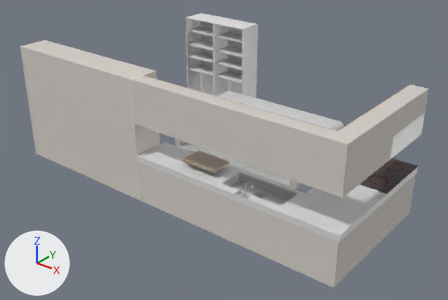
A saved change to the FBX model TigerEngine/Project/Assets/Resource/ArtModel/kitchen/Kitchen.fbx.
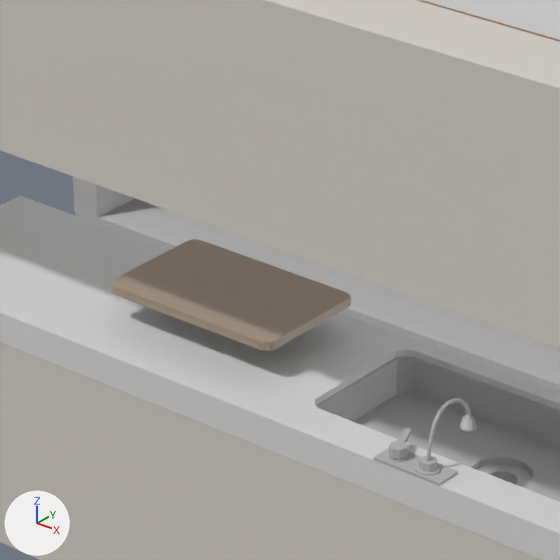
There are two pictures of each version: one whole from a 50 mm camera at (5.92, -7.94, 4.98) aimed at (-0.07, -0.46, 0.34), one close up on the part from 36% to 60% of the width and 35% to 71% of the height. Lighting does not change. The marker at lower left points along +X, +Y and +Z. The last two pictures show the newer version. Vertices at exactly the same position are counted once.

In view in the first close-up: 'Kitchen'.
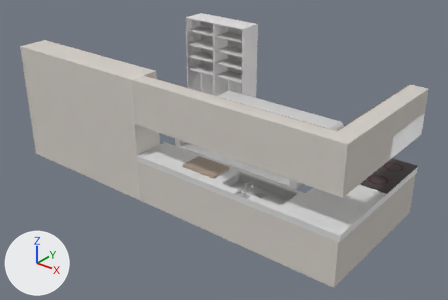
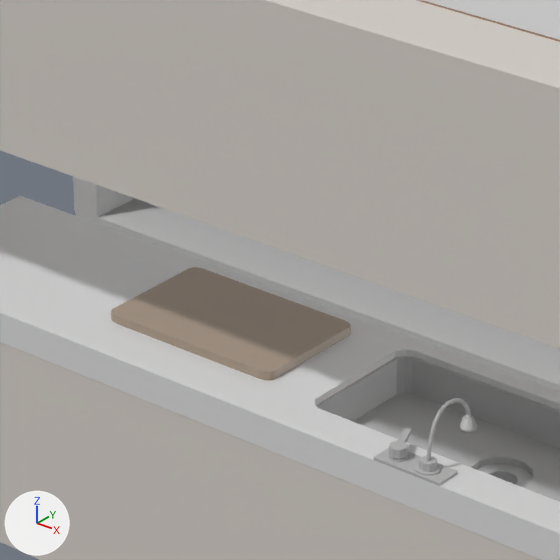
The change, as a diff of the scene's bpy script:
```diff
--- a/TigerEngine/Project/Assets/Resource/ArtModel/kitchen/Kitchen.fbx.py
+++ b/TigerEngine/Project/Assets/Resource/ArtModel/kitchen/Kitchen.fbx.py
@@ me_cube_155 @@
 me_cube_155.from_pydata(...)  # 2347 vertices, 2327 faces; spans x -3.08..3.08, y -2.16..2.16, z 0.0..2.0
 # used by ob_kitchen; location = (0.0, 0.0, 0.0)
+# me_cube_155 part 1: the loose piece of 32 vertices spanning x 0.38..0.98, y -2.0..-1.62, z 0.88..0.91 is moved by (0.0, 0.0, -0.09)
 me_cube_155.materials.append(mat_ma_kitchen)
```

Changed parts and their boxes (x1, y1, x2, y2) in the close-ups (560 x 560 px; the box of a moved part takes in the faces that stretch with it):
part 1 of me_cube_155, moved or reshaped
    before: (110, 239, 351, 351)
    after: (111, 267, 351, 380)
